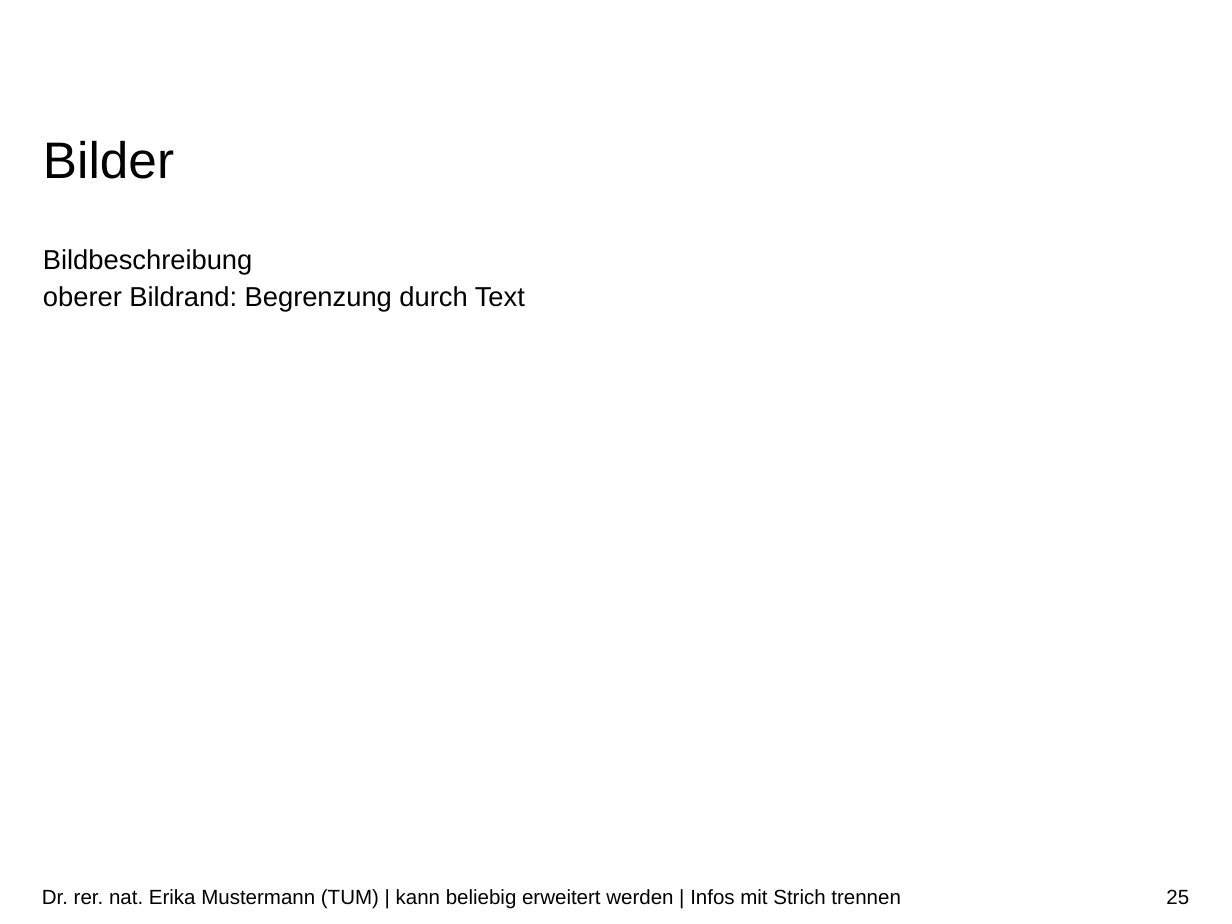
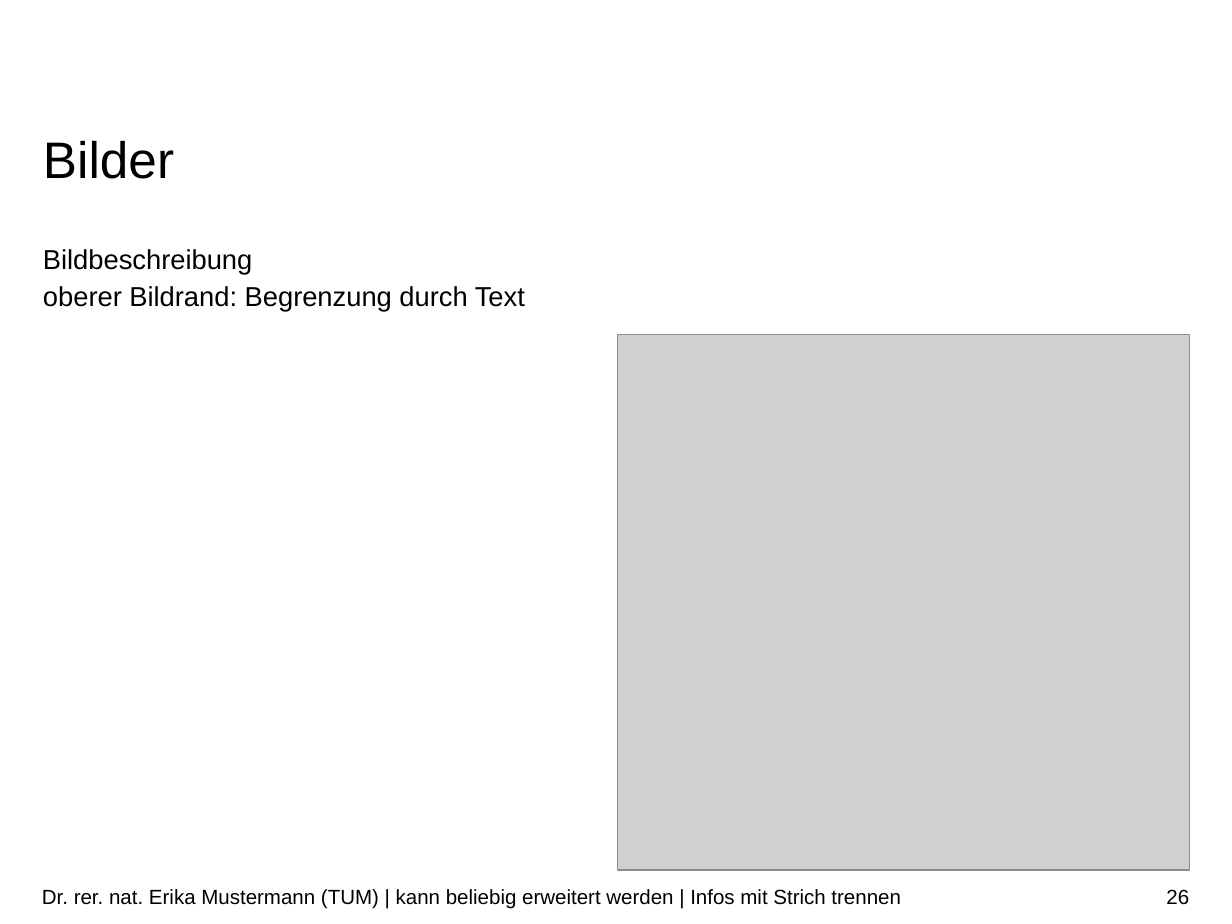
Before and after one commit to Tom-Huang/visual_navigation, a slide deck: slide 26 of Indirect Visual Odometry with Optical Flow.pptx (slide 25 before the commit). Drawn at 1232x924 pixels with LibreOffice and Linux fonts; fonts in the diff are those of the drawing; grey boxes stand for pictures; background and template pictures are left out. Boxes give left, top, right and bottom in pixels: in the first picture for what was removed or moved away, otherwise in the second. Text is boxed around its words. In the diff, an @@ line names an element or a change of style, - is before the commit and + after.

```diff
--- a/Indirect Visual Odometry with Optical Flow.pptx
+++ b/Indirect Visual Odometry with Optical Flow.pptx
@@ picture added at [617, 335, 1189, 871] @@
@@ page number at [1166, 889, 1189, 905]: text changed @@
-25
+26
```
Also in this commit, not shown: 19 other slides changed, 2 slides added, 1 slide removed, 2 other files.
